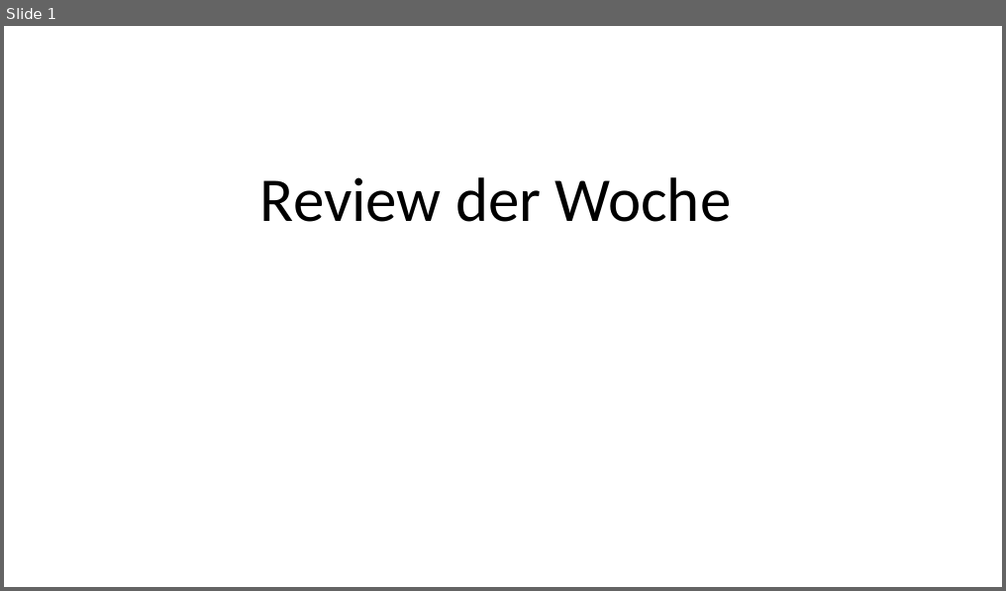
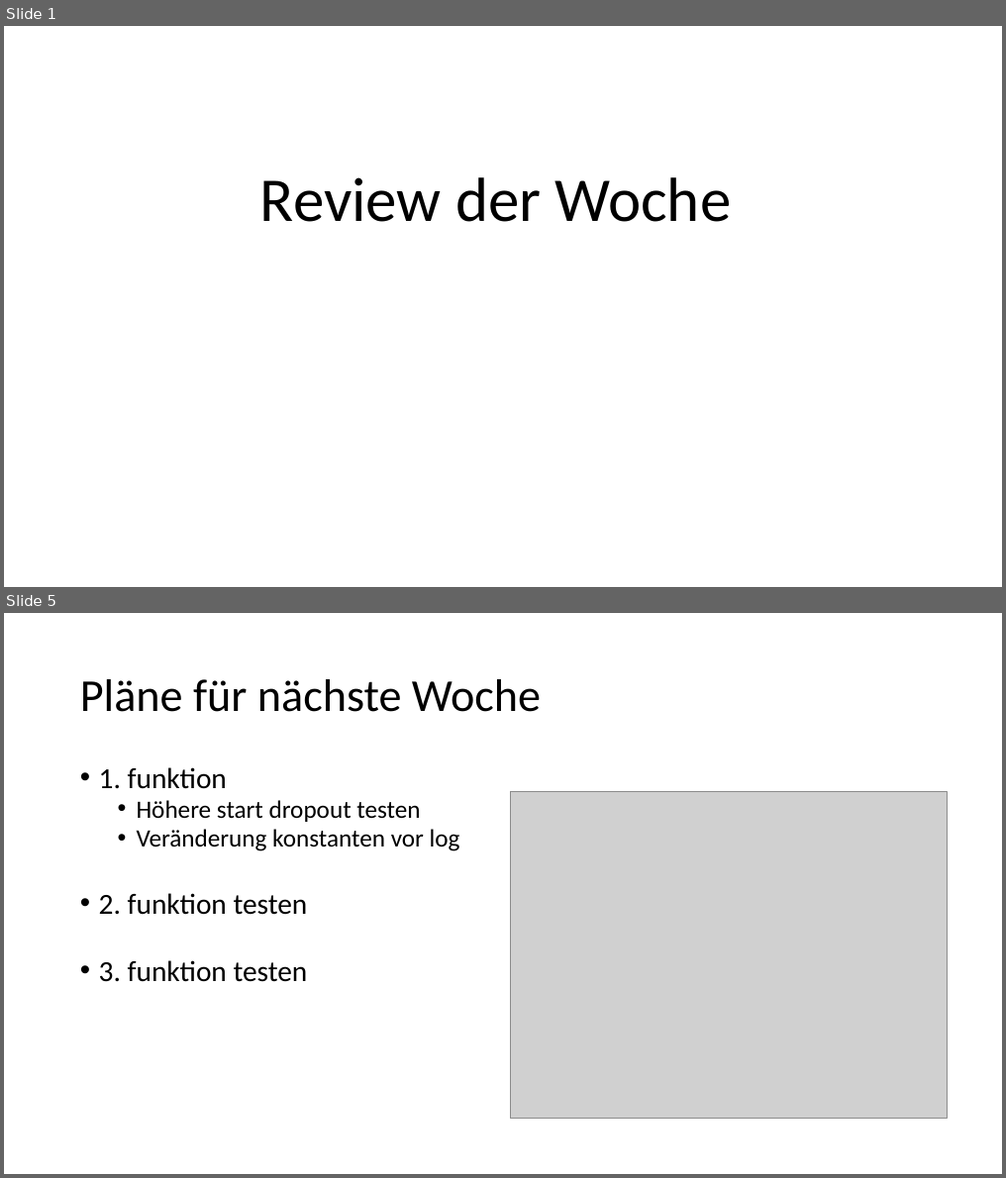
Before and after one commit to resist95/activation-ba, a slide deck: Review der Woche.odp. Shown one above the other, each under a label of ours: slide 1 before the commit, slides 1 and 5 after it; the slides between them are not shown. The pictures are 1006x591 and 1006x1178 pixels, drawn with LibreOffice and Linux fonts; fonts in the diff are those of the drawing; grey boxes stand for pictures. Boxes give left, top, right and bottom in pixels: in the first picture for what was removed or moved away, otherwise in the second. Text is boxed around its words. In the diff, an @@ line names an element or a change of style, - is before the commit and + after.

```diff
--- a/Review der Woche.odp
+++ b/Review der Woche.odp
@@ slide 5 added at bbox=[4, 613, 1002, 1174], background #FFFFFF @@
@@ title added at bbox=[80, 679, 541, 712], 44 pt, text #000000 @@
+Pläne für nächste Woche
@@ text added at bbox=[99, 767, 460, 982], 24 pt, text #000000 @@
+• 1. funktion
+  • Höhere start dropout testen
+  • Veränderung konstanten vor log
+• 2. funktion testen
+• 3. funktion testen
@@ picture added at bbox=[510, 791, 946, 1119] @@
```
Also in this commit, not shown: 3 other slides added, 3 slides removed, 10 other files.
